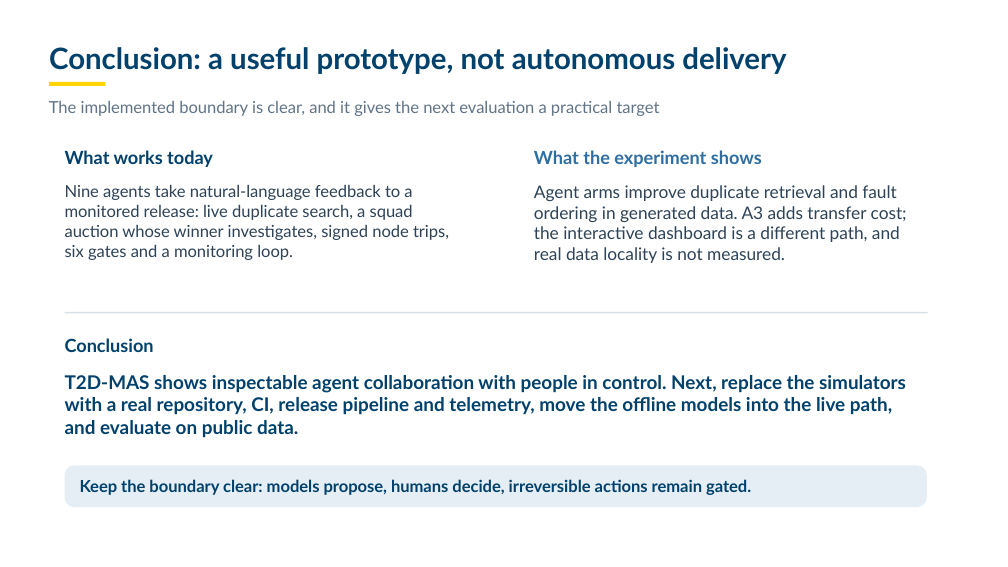
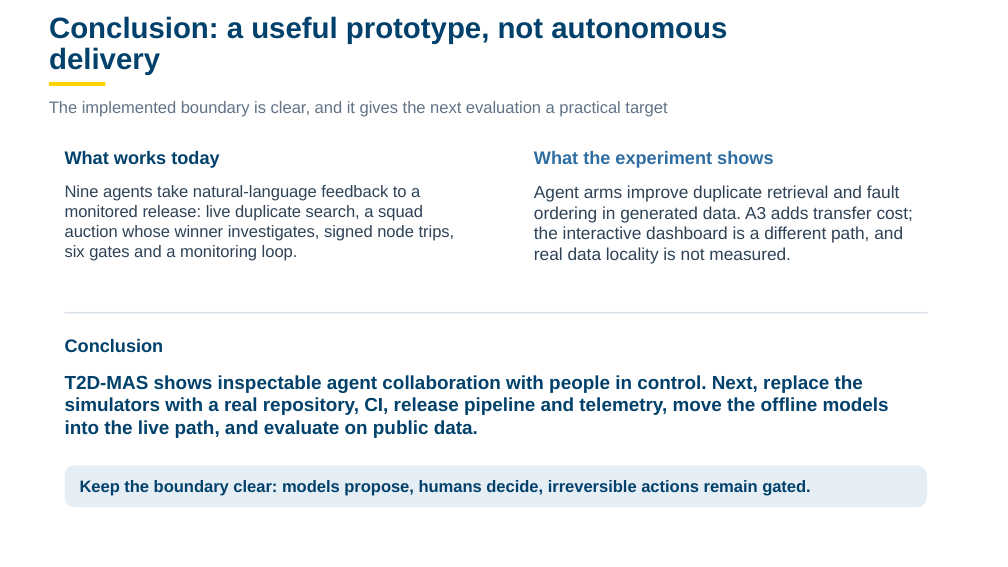
Before and after one commit to zidanarsyad/t2d-mas, a slide deck: slide 18 of deliverables/T2D-MAS-Program-Explainer-v3-UGM.pptx (slide 13 before the commit). Drawn at 1008x567 pixels with LibreOffice and Linux fonts; fonts in the diff are those of the drawing; background and template pictures are left out. Boxes give left, top, right and bottom in pixels: in the first picture for what was removed or moved away, otherwise in the second. Text is boxed around its words. In the diff, an @@ line names an element or a change of style, - is before the commit and + after.

```diff
--- a/deliverables/T2D-MAS-Program-Explainer-v3-UGM.pptx
+++ b/deliverables/T2D-MAS-Program-Explainer-v3-UGM.pptx
@@ text "Nine agents take natural-language feedback ..." at (65,185,455,261): size 15.7 to 15.8 pt, font Lato to Arial @@
@@ font Lato to Arial in 8 elements at (49,16,727,75), (49,101,667,117), (65,151,219,168), (534,151,773,168), (534,185,913,264), (65,339,164,352), (65,375,889,438), (80,480,811,496) @@
```
Also in this commit, not shown: 11 other slides changed, 8 slides added, 3 slides removed, 2 other files.
